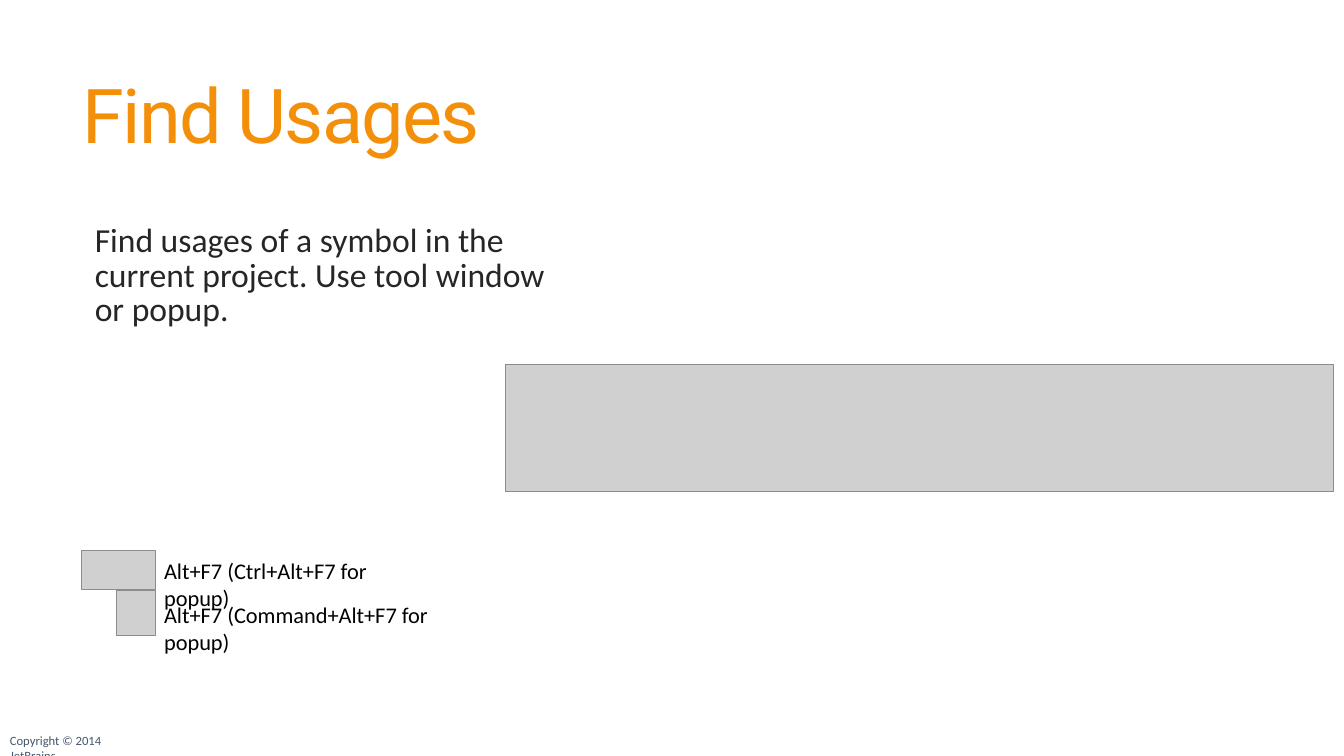
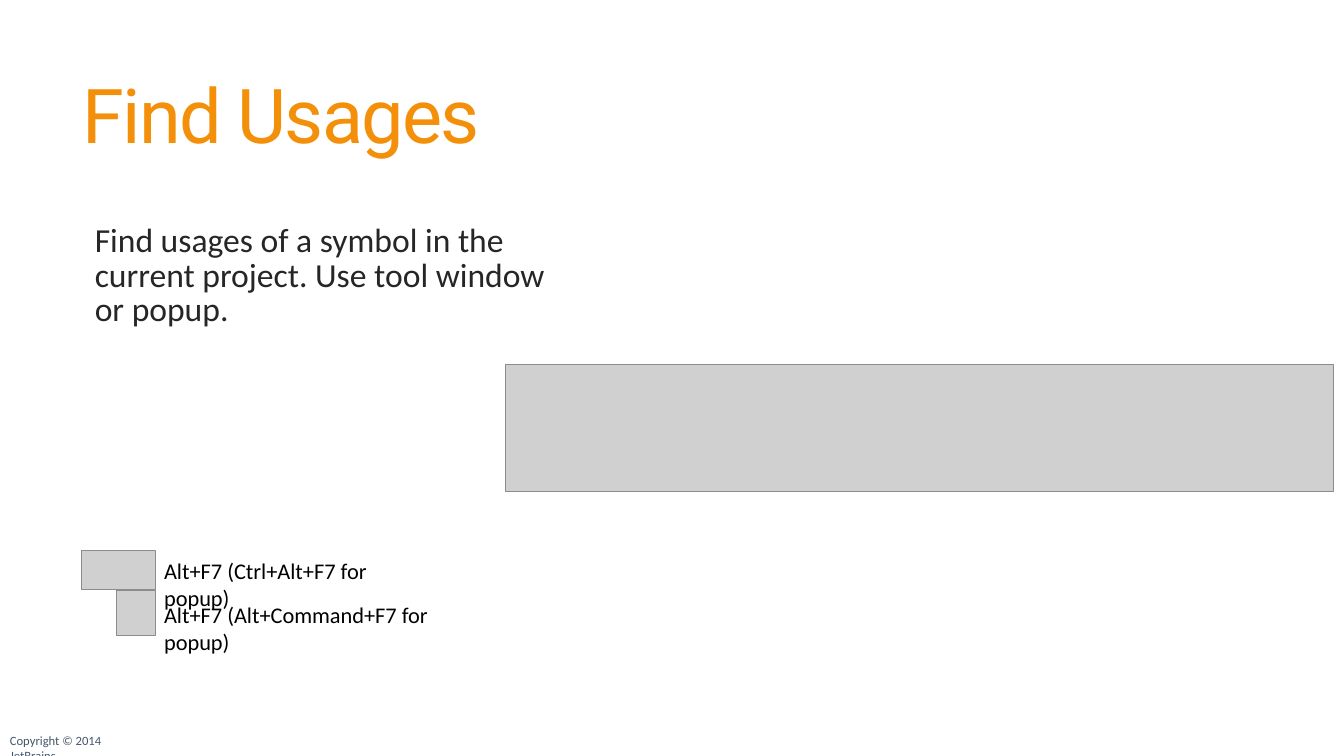
Before and after one commit to JetBrains/phpstorm-workshop, a slide deck: slide 31 of PhpStorm Workshop.pptx. Drawn at 1344x756 pixels with LibreOffice and Linux fonts; fonts in the diff are those of the drawing; grey boxes stand for pictures; background and template pictures are left out. Boxes give left, top, right and bottom in pixels: in the first picture for what was removed or moved away, otherwise in the second. Text is boxed around its words. In the diff, an @@ line names an element or a change of style, - is before the commit and + after.

```diff
--- a/PhpStorm Workshop.pptx
+++ b/PhpStorm Workshop.pptx
@@ text at <box>164,604,428,654</box>: text changed @@
-Alt+F7 (Command+Alt+F7 for popup)
+Alt+F7 (Alt+Command+F7 for popup)
```
Also in this commit, not shown: 29 other slides changed, 1 other file.
